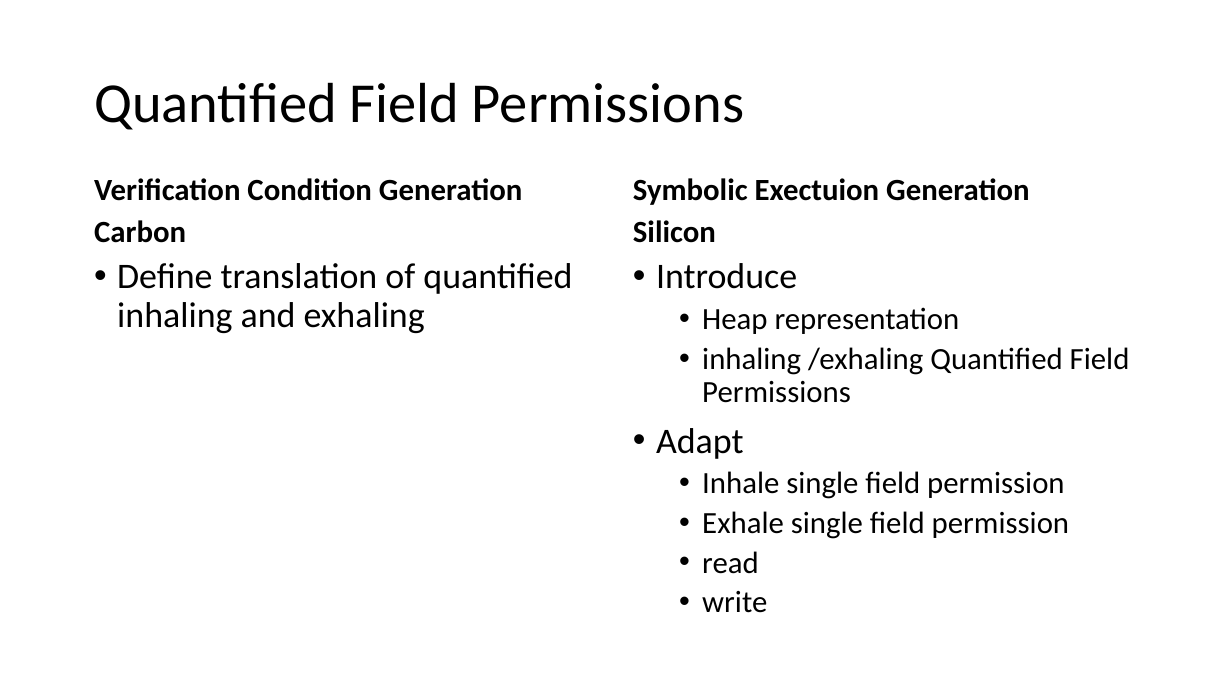
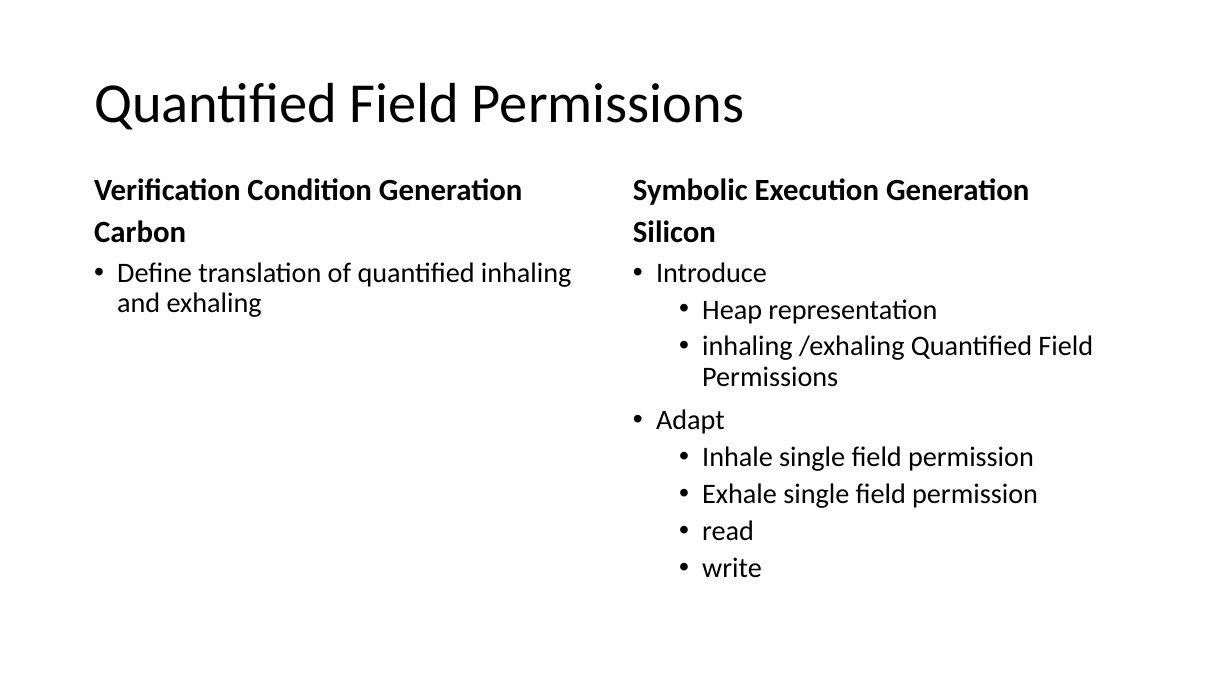
Before and after one commit to Aimenel/MT, a slide deck: slide 5 of presentations/Final Presentation/Final.pptx (slide 7 before the commit). Drawn at 1232x693 pixels with LibreOffice and Linux fonts; fonts in the diff are those of the drawing. Boxes give left, top, right and bottom in pixels: in the first picture for what was removed or moved away, otherwise in the second. Text is boxed around its words. In the diff, an @@ line names an element or a change of style, - is before the commit and + after.

Commit message:
pre-formatting

```diff
--- a/presentations/Final Presentation/Final.pptx
+++ b/presentations/Final Presentation/Final.pptx
@@ text at (633, 178, 1029, 205): text changed @@
-Symbolic Exectuion Generation
+Symbolic Execution Generation
@@ text "Define translation of quantified inhaling ..." at (117, 262, 572, 317): size 28 to 22 pt @@
@@ text "Introduce" at (656, 262, 1093, 578): size 28 to 22 pt in "Introduce", "Adapt"; size 24 to 22 pt in "Heap representation", "inhaling /exhaling Quantified Field Permissions", "Inhale single field permission", "Exhale single field permission" and 2 more places @@
```
Also in this commit, not shown: 11 other slides changed, 4 slides added, 10 slides removed.
